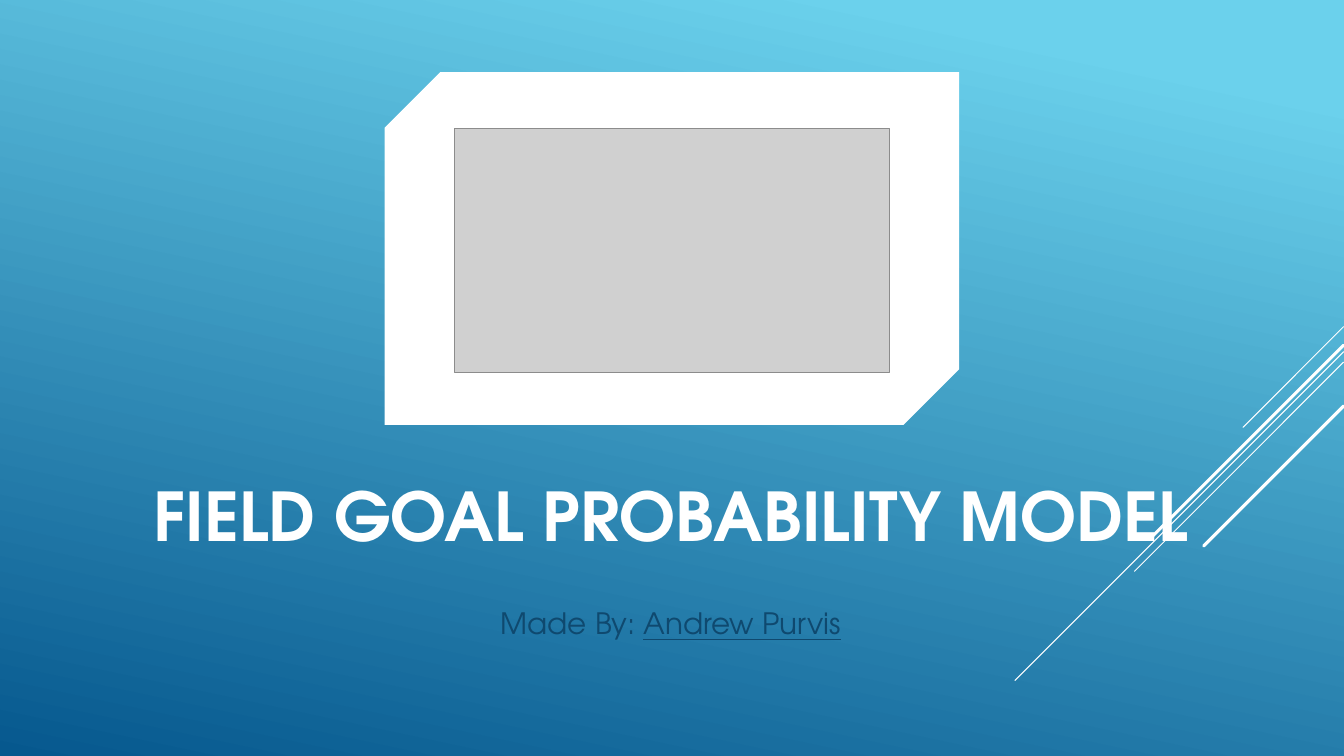
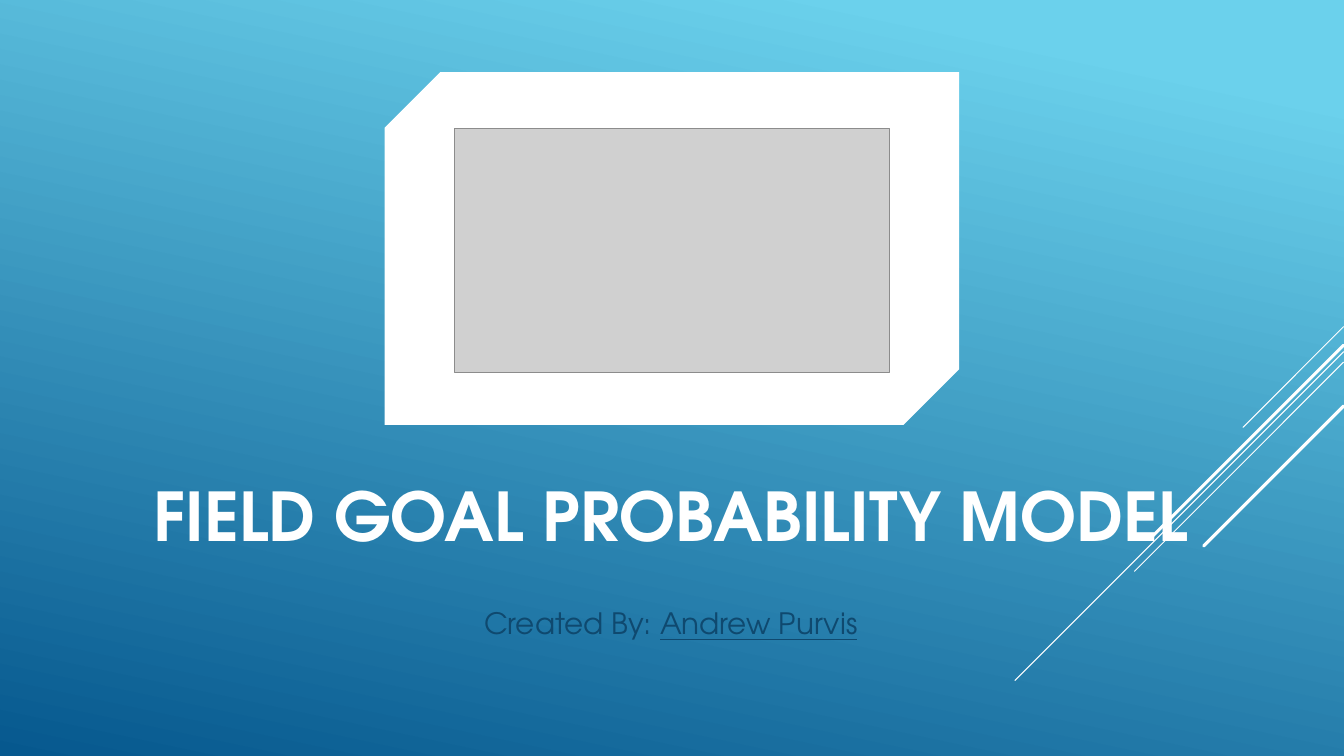
Before and after one commit to apurvis14/Chargers-FG-Model-QA, a slide deck: slide 1 of Andrew Purvis - FG Probability Model Overview .pptx. Drawn at 1344x756 pixels with LibreOffice and Linux fonts; fonts in the diff are those of the drawing; grey boxes stand for pictures. Boxes give left, top, right and bottom in pixels: in the first picture for what was removed or moved away, otherwise in the second. Text is boxed around its words. In the diff, an @@ line names an element or a change of style, - is before the commit and + after.

```diff
--- a/Andrew Purvis - FG Probability Model Overview .pptx
+++ b/Andrew Purvis - FG Probability Model Overview .pptx
@@ subtitle at (484,612,858,640): text changed @@
-Made By: Andrew Purvis
+Created By: Andrew Purvis
```
Also in this commit, not shown: 3 other slides changed.
